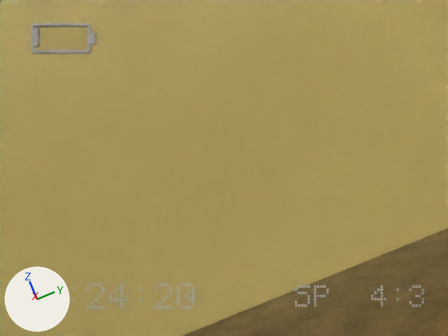
Two versions of the Blender file backrooms.blend, one commit apart.
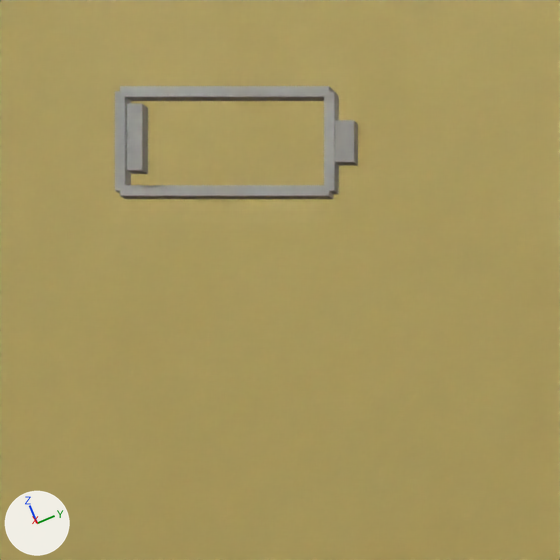
The first picture shows the older version from the file's camera 'CAM_MAIN'. The close-ups show the older and then the newer version on the part from 0% to 34% of the width and 0% to 45% of the height of that picture. Only the edits that show in the close-ups are written down. Every picture has the same lights, and +X, +Y and +Z are marked at lower left.

Names of what the first close-up shows: 'OSD_BATT_B', 'OSD_BATT_FILL', 'OSD_BATT_L', 'OSD_BATT_NIP', 'OSD_BATT_R', 'OSD_BATT_T', 'WALL.Outer.West'.
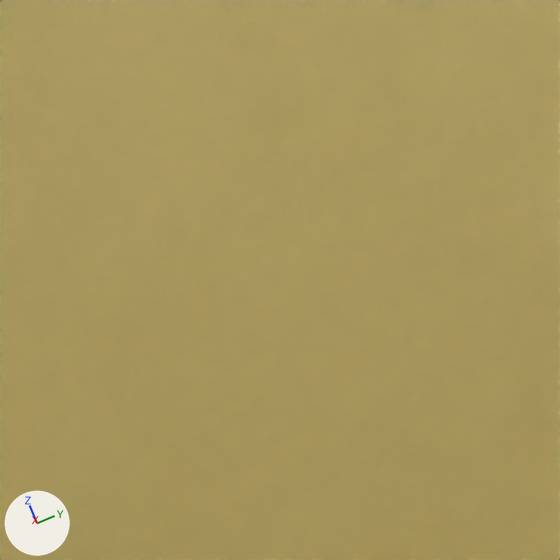
ob_cam_osd is not drawn itself; it is the parent of ob_osd_batt_t, ob_osd_batt_b, ob_osd_batt_l, ob_osd_batt_r, ob_osd_batt_nip, ob_osd_batt_fill, ob_osd_rec_dot, ob_osd_rec.

What differs and where, as boxes [x1, y1, x2, y2] in the close-ups (560 x 560 px):
'OSD_BATT_T', deleted: before [120, 86, 333, 101]
'OSD_BATT_B', deleted: before [120, 185, 334, 199]
'OSD_BATT_FILL', deleted: before [127, 103, 148, 174]
'OSD_BATT_R', deleted: before [324, 91, 339, 194]
'OSD_BATT_L', deleted: before [115, 91, 131, 193]
'OSD_BATT_NIP', deleted: before [335, 120, 358, 166]

The change, as a diff of the scene's bpy script:
```diff
--- a/backrooms.blend.py
+++ b/backrooms.blend.py
@@ ob_cam_osd @@
 ob_cam_osd = bpy.data.objects.new('CAM_OSD', None)
-ob_cam_osd.location = (-5.427, 2.481, 0.108)
-ob_cam_osd.rotation_euler = (1.729, 0.383, 1.641)  # degrees (99, 22, 94)
+ob_cam_osd.location = (0.0, 0.0, 0.0)
@@ ob_osd_batt_t @@
-ob_osd_batt_t = bpy.data.objects.new('OSD_BATT_T', me_osd_batt_t)
-ob_osd_batt_t.parent = ob_cam_osd
-ob_osd_batt_t.location = (-0.0221, 0.0193, 0.0008)
-ob_osd_batt_t.scale = (0.0076, 0.00038, 0.0004)
@@ ob_osd_batt_b @@
-ob_osd_batt_b = bpy.data.objects.new('OSD_BATT_B', me_osd_batt_b)
-ob_osd_batt_b.parent = ob_cam_osd
-ob_osd_batt_b.location = (-0.0221, 0.0157, 0.0008)
-ob_osd_batt_b.scale = (0.0076, 0.00038, 0.0004)
@@ ob_osd_batt_l @@
-ob_osd_batt_l = bpy.data.objects.new('OSD_BATT_L', me_osd_batt_l)
-ob_osd_batt_l.parent = ob_cam_osd
-ob_osd_batt_l.location = (-0.0259, 0.0175, 0.0008)
-ob_osd_batt_l.scale = (0.00038, 0.0036, 0.0004)
@@ ob_osd_batt_r @@
-ob_osd_batt_r = bpy.data.objects.new('OSD_BATT_R', me_osd_batt_r)
-ob_osd_batt_r.parent = ob_cam_osd
-ob_osd_batt_r.location = (-0.0183, 0.0175, 0.0008)
-ob_osd_batt_r.scale = (0.00038, 0.0036, 0.0004)
@@ ob_osd_batt_nip @@
-ob_osd_batt_nip = bpy.data.objects.new('OSD_BATT_NIP', me_osd_batt_nip_001)
-ob_osd_batt_nip.parent = ob_cam_osd
-ob_osd_batt_nip.location = (-0.0177, 0.0175, 0.0008)
-ob_osd_batt_nip.scale = (0.0007, 0.0015, 0.0004)
@@ ob_osd_batt_fill @@
-ob_osd_batt_fill = bpy.data.objects.new('OSD_BATT_FILL', me_osd_batt_fill_001)
-ob_osd_batt_fill.parent = ob_cam_osd
-ob_osd_batt_fill.location = (-0.0251, 0.0175, 0.0012)
-ob_osd_batt_fill.scale = (0.00055, 0.0024, 0.0004)
```
